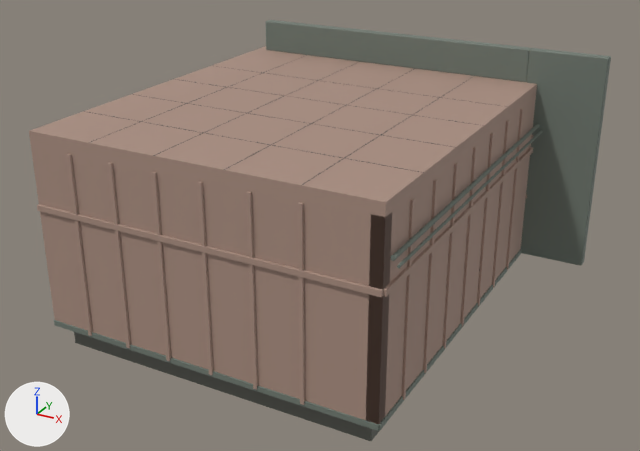
The glTF model models/m2/p0_0.glb as it was, and as the next commit left it.
The view is the same before and after, from a camera (50 mm lens) standing at (17.9, -39.7, 78.8) and looking at (1.0, -8.9, 63.4). Lighting does not change. The marker at lower left points along +X, +Y and +Z. The first picture is the older version. Vertices at exactly the same position are counted once.

Script lines for the objects in view, before the commit:
```python
mat_m2__oldbrick_001 = principled_material('m2__oldbrick.001')
mat_m2__oldbrick_001.base_color = (0.404, 0.274, 0.22)  # beige #aa8f81
mat_m2__oldbrick_001.roughness = 0.7
me_p0_0 = bpy.data.meshes.new('p0_0')
me_p0_0.from_pydata(...)  # 1583 vertices, 2848 faces; spans x -7.5..10.5, y -16.6..0.5, z 59.0..70.0
# faces by material slot: [12, 300, 1752, 484, 176, 88, 36]
me_p0_0.materials.append(mat_m2__wetstone_001)  # dark grey #65655e
me_p0_0.materials.append(mat_black_001)  # black #191d21
me_p0_0.materials.append(mat_m2__oldbrick_001)  # beige #aa8f81
me_p0_0.materials.append(mat_m2__default_001)  # grey #707a71
me_p0_0.materials.append(mat_m2__flakerust_001)  # beige #a99588
me_p0_0.materials.append(mat_m2__algae_001)  # grey #707a71
me_p0_0.materials.append(mat_emit_lamp_001)  # pale yellow #fff6e7, glowing pale yellow #fff6e7
ob_p0_0 = bpy.data.objects.new('p0_0', me_p0_0)
ob_p0_0.location = (0.0, 0.0, 0.0)
```
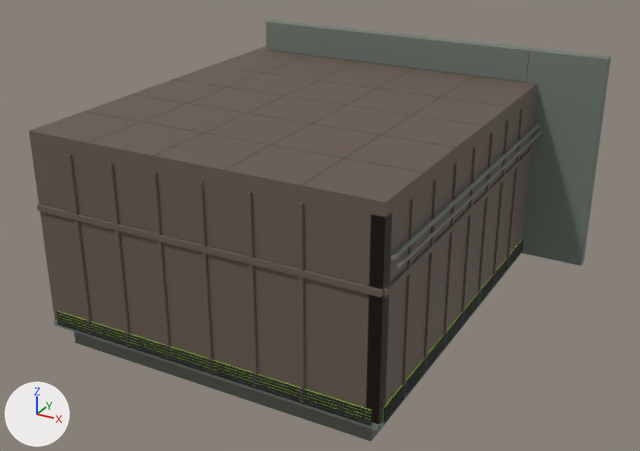
What differs and where, as boxes [x1, y1, x2, y2] in the pictures (640 x 451 px):
```json
{"object": "p0_0", "change": "recoloured, reshaped", "before": [29, 20, 611, 441], "after": [29, 20, 611, 441], "on screen": "beige to brown"}
{"part": 1, "of": "me_p0_0", "change": "added", "after": [383, 249, 523, 423]}
{"part": 2, "of": "me_p0_0", "change": "added", "after": [383, 247, 523, 420]}
{"part": 3, "of": "me_p0_0", "change": "added", "after": [383, 245, 523, 417]}
{"part": 4, "of": "me_p0_0", "change": "added", "after": [383, 242, 524, 414]}
{"part": 5, "of": "me_p0_0", "change": "added", "after": [383, 240, 524, 411]}
{"part": 6, "of": "me_p0_0", "change": "added", "after": [57, 322, 371, 426]}
{"part": 7, "of": "me_p0_0", "change": "added", "after": [57, 320, 372, 423]}
{"part": 8, "of": "me_p0_0", "change": "added", "after": [57, 317, 372, 420]}
{"part": 9, "of": "me_p0_0", "change": "added", "after": [56, 314, 372, 416]}
{"part": 10, "of": "me_p0_0", "change": "added", "after": [56, 311, 372, 413]}
{"part": 11, "of": "me_p0_0", "change": "added", "after": [383, 240, 522, 418]}
{"part": 12, "of": "me_p0_0", "change": "added", "after": [58, 311, 371, 420]}
```

Edits to the scene script, one JSON object a line:
```json
{"op": "set", "path": "mat_m2__oldbrick_001.base_color", "old": "(0.404, 0.274, 0.22)", "new": "(0.136, 0.101, 0.0784)", "note": "beige #aa8f81 -> brown #67594f"}
{"op": "add", "block": "mat_emit_water_001", "code": ["mat_emit_water_001 = principled_material('emit_water.001')", "mat_emit_water_001.base_color = (0.16, 0.29, 0.02)  # green #6f9327", "mat_emit_water_001.emission_color = (0.144, 0.261, 0.018)  # green #6a8c24", "mat_emit_water_001.emission_strength = 1.0"]}
{"block": "me_p0_0", "where": "# used by ob_p0_0; location = (0.0, 0.0, 0.0)"}
{"op": "remove", "block": "me_p0_0", "code": "me_p0_0.from_pydata(...)  # 1583 vertices, 2848 faces; spans x -7.5..10.5, y -16.6..0.5, z 59.0..70.0"}
{"op": "add", "block": "me_p0_0", "code": "me_p0_0.from_pydata(...)  # 1775 vertices, 3136 faces; spans x -7.5..10.5, y -16.6..0.5, z 59.0..70.0"}
{"block": "me_p0_0", "change": "me_p0_0 part 1: a new loose piece, a box spanning x 7.545..7.615, y -16.25..0.25, z 60.16..60.22, in mat_black_001 (black #191d21)"}
{"block": "me_p0_0", "change": "me_p0_0 part 2: a new loose piece, a box spanning x 7.545..7.615, y -16.25..0.25, z 60.29..60.35, in mat_black_001 (black #191d21)"}
{"block": "me_p0_0", "change": "me_p0_0 part 3: a new loose piece, a box spanning x 7.545..7.615, y -16.25..0.25, z 60.42..60.48, in mat_black_001 (black #191d21)"}
{"block": "me_p0_0", "change": "me_p0_0 part 4: a new loose piece, a box spanning x 7.545..7.615, y -16.25..0.25, z 60.55..60.61, in mat_black_001 (black #191d21)"}
{"block": "me_p0_0", "change": "me_p0_0 part 5: a new loose piece, a box spanning x 7.545..7.615, y -16.25..0.25, z 60.68..60.74, in mat_black_001 (black #191d21)"}
{"block": "me_p0_0", "change": "me_p0_0 part 6: a new loose piece, a box spanning x -7.25..7.25, y -16.615..-16.545, z 60.16..60.22, in mat_black_001 (black #191d21)"}
{"block": "me_p0_0", "change": "me_p0_0 part 7: a new loose piece, a box spanning x -7.25..7.25, y -16.615..-16.545, z 60.29..60.35, in mat_black_001 (black #191d21)"}
{"block": "me_p0_0", "change": "me_p0_0 part 8: a new loose piece, a box spanning x -7.25..7.25, y -16.615..-16.545, z 60.42..60.48, in mat_black_001 (black #191d21)"}
{"block": "me_p0_0", "change": "me_p0_0 part 9: a new loose piece, a box spanning x -7.25..7.25, y -16.615..-16.545, z 60.55..60.61, in mat_black_001 (black #191d21)"}
{"block": "me_p0_0", "change": "me_p0_0 part 10: a new loose piece, a box spanning x -7.25..7.25, y -16.615..-16.545, z 60.68..60.74, in mat_black_001 (black #191d21)"}
{"block": "me_p0_0", "change": "me_p0_0 part 11: a new loose piece, a box spanning x 7.52..7.54, y -16.2..0.2, z 60.15..60.75, in mat_emit_water_001 (green #6f9327, glowing green #6a8c24)"}
{"block": "me_p0_0", "change": "me_p0_0 part 12: a new loose piece, a box spanning x -7.2..7.2, y -16.54..-16.52, z 60.15..60.75, in mat_emit_water_001 (green #6f9327, glowing green #6a8c24)"}
{"block": "me_p0_0", "change": "other edits to the shape of me_p0_0 do not show in these pictures"}
{"op": "add", "block": "me_p0_0", "code": "me_p0_0.materials.append(mat_emit_water_001)  # green #6f9327, glowing green #6a8c24"}
```
